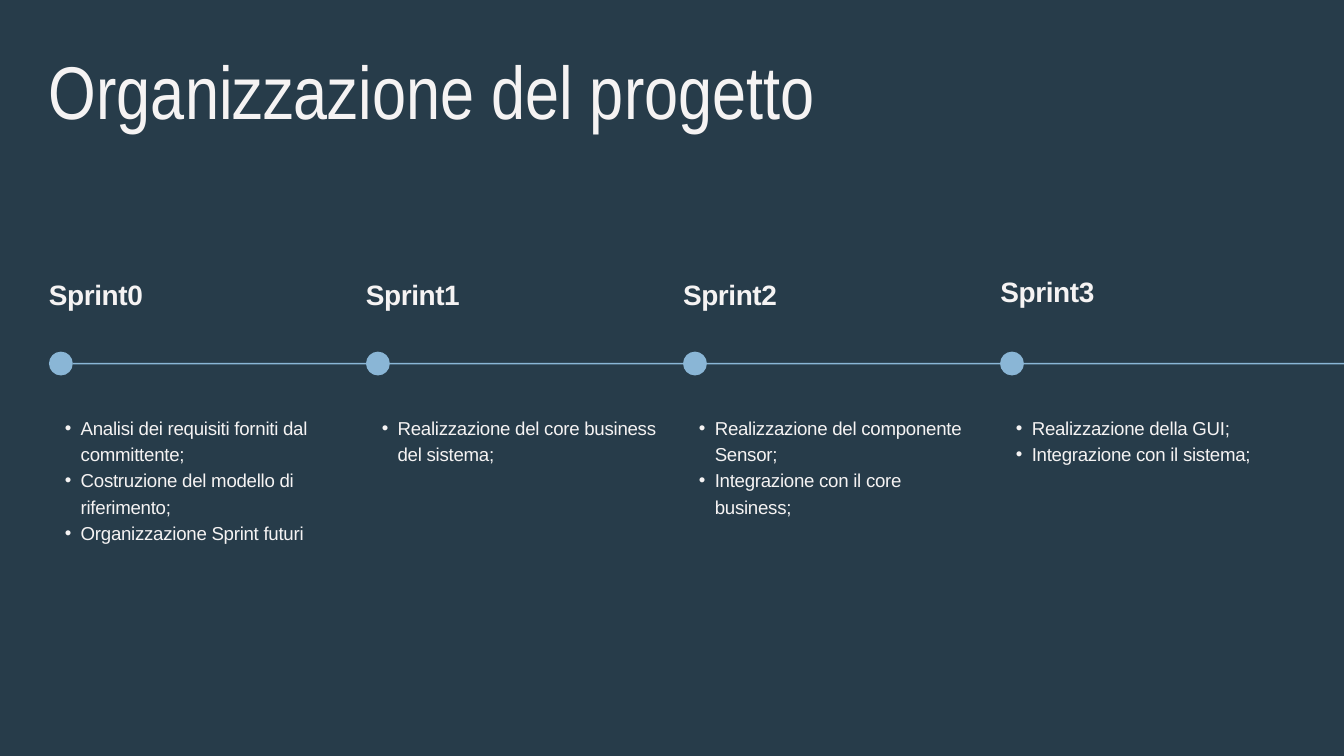
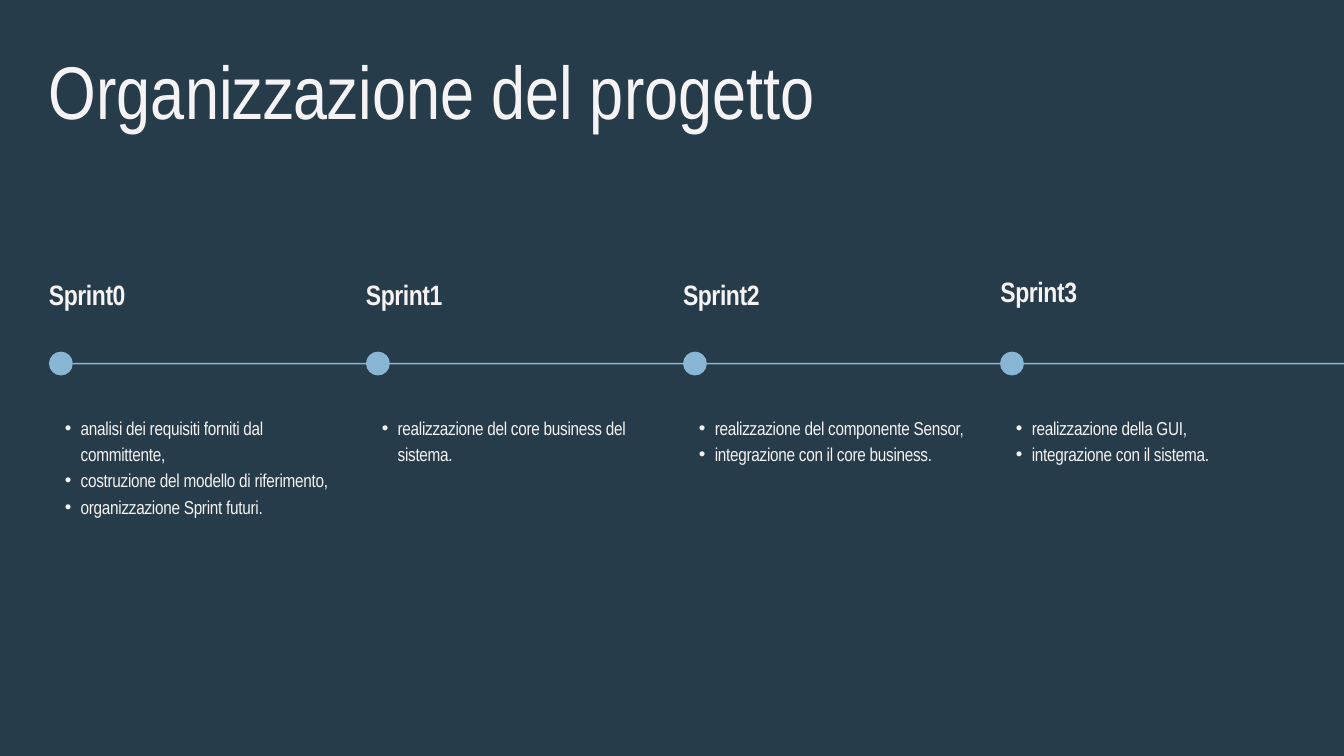
Before and after one commit to FlorAber/ISS25-cargoservice, a slide deck: slide 2 of ISS25_Cargoservice.pptx. Drawn at 1344x756 pixels with LibreOffice and Linux fonts; fonts in the diff are those of the drawing. Boxes give left, top, right and bottom in pixels: in the first picture for what was removed or moved away, otherwise in the second. Text is boxed around its words. In the diff, an @@ line names an element or a change of style, - is before the commit and + after.

Commit message:
Update presentazione

```diff
--- a/ISS25_Cargoservice.pptx
+++ b/ISS25_Cargoservice.pptx
@@ font Arial to Arial Narrow in 4 elements at <box>366,284,443,311</box>, <box>49,284,126,311</box>, <box>1000,281,1077,308</box>, <box>683,284,760,311</box> @@
@@ text at <box>81,421,329,518</box>: text changed; font Arial to Arial Narrow @@
-  • Analisi dei requisiti forniti dal committente;
-  • Costruzione del modello di riferimento;
-  • Organizzazione Sprint futuri
+  • analisi dei requisiti forniti dal committente,
+  • costruzione del modello di riferimento,
+  • organizzazione Sprint futuri.
@@ text at <box>398,421,626,461</box>: text changed; font Arial to Arial Narrow @@
-  • Realizzazione del core business del sistema;
+  • realizzazione del core business del sistema.
@@ text at <box>715,421,964,465</box>: text changed; font Arial to Arial Narrow @@
-  • Realizzazione del componente Sensor;
-  • Integrazione con il core business;
+  • realizzazione del componente Sensor,
+  • integrazione con il core business.
@@ text at <box>1032,421,1209,465</box>: text changed; font Arial to Arial Narrow @@
-  • Realizzazione della GUI;
-  • Integrazione con il sistema;
+  • realizzazione della GUI,
+  • integrazione con il sistema.
```
Also in this commit, not shown: 5 other slides changed.
